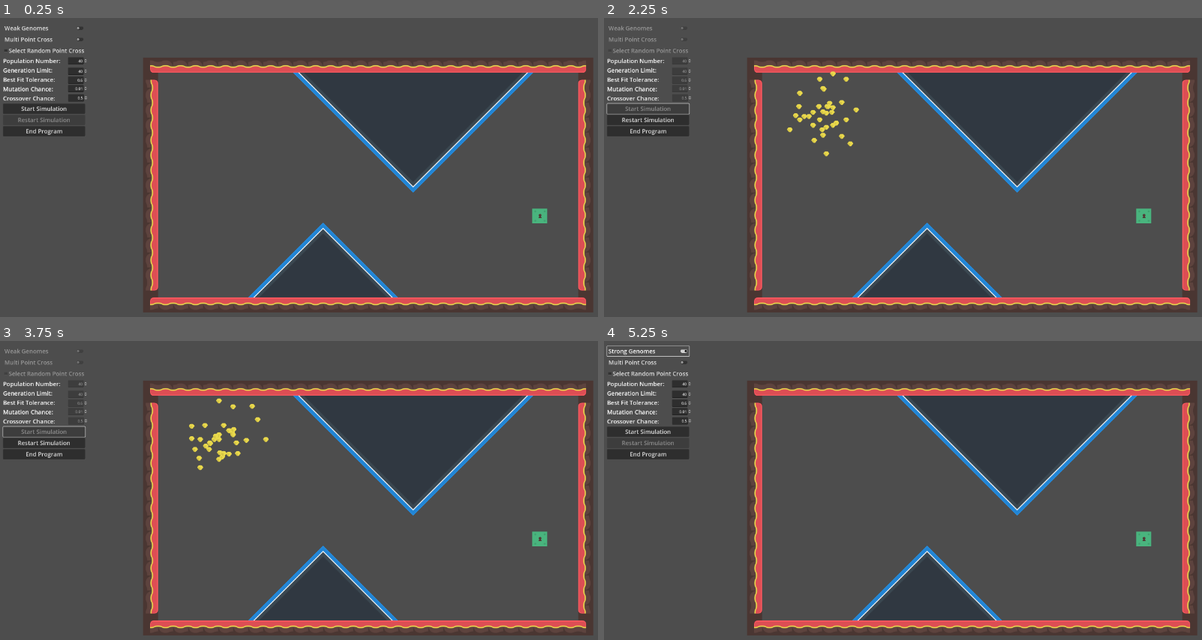
Above: before the commit, frames 1-4 (two rows, left to right).
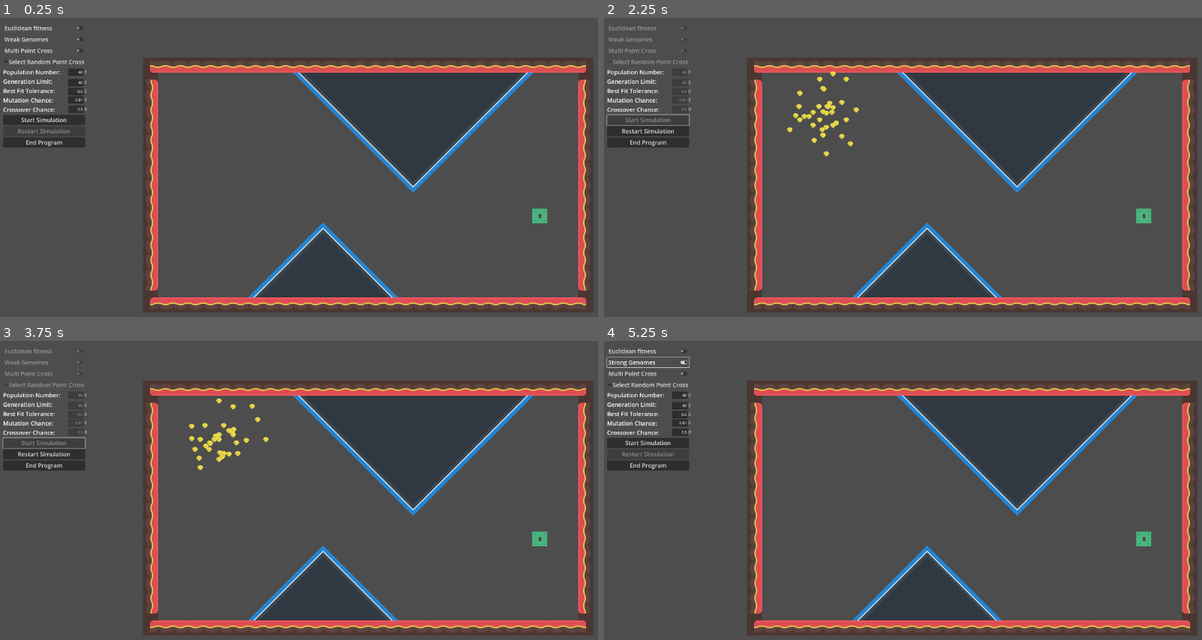
Above: after the commit, the same moments.

Repository: AliClark2023/GATraversal
Game: Godot game, scene res://Scenes/simulation.tscn
Two runs of this game, one before a commit and one after it. Both use one fixed random seed, a clock stepped at 60 frames per second and the inputs below.
Inputs (mouse positions are in pixels of both pictures, inside the frame that each line leads up to):
- Up to frame 1 (0.25 s): no input
- Up to frame 2 (2.25 s): click (645, 26) at 0.5 s, where only the run after the commit has a clickable "Euclidean fitness"; click (645, 26) at 1.25 s, where only the run after the commit has a clickable "Manhattan fitness"; click "Start Simulation" at 2 s
- Up to frame 3 (3.75 s): click "Restart Simulation" at 2.75 s; click "Start Simulation" at 3.5 s
- Up to frame 4 (5.25 s): click "Restart Simulation" at 4.25 s; click "Weak Genomes" at 5 s

The runs differ from the first frame. In frame 1, 2.0% of the frame differs, in the area x 0-15%, y 2-44%; in frame 2, 1.7%; in frame 3, 1.7%; in frame 4, 2.1%, in the area x 0-15%, y 1-44%.

Commit message:
Changing fitness types, ready for data collection then packaging

Diff:
--- a/Scenes/simulation.gd
+++ b/Scenes/simulation.gd
@@ -34,7 +34,7 @@
 
 func spawnCreatures() ->void:
 	Global.numReachedGoal = 0
-	print ("Generation: " + str(Global.generationNum))
+	#print ("Generation: " + str(Global.generationNum))
 	# other generations
 	if Global.bestDNA:
 		## reset index, to be used in creature creation for gen2 onwards
@@ -78,9 +78,10 @@
 ## checks game state every timeout (set to 1s)
 ## determines state of creatures
 func _on_timer_timeout() -> void:
-	if (Global.generationNum >= Global.generationLimit or !Global.startSimulation):
-		Global.startSimulation = false
-	else:
+	if Global.startSimulation:
+
+		#if (Global.generationNum >= Global.generationLimit):
+			#Global.startSimulation = false
 		## checks if all creatures are dead
 		var numOfDead:int = 0
 		for creature in spawner.get_children():
@@ -107,64 +108,57 @@
 				Global.bestFit = bestFitnessSoFar
 				Global.bestDNA = spawner.get_child(idOfBestFit).genome
 
-			Global.generationNum +=1
-			#print("Reached Goal" + str(Global.numReachedGoal))
-			#print("Closest distance" + str(Global.bestFit))
 			## Staticstic calculations
 			_calculateAverageFitnessGen()
 
-			## go to next generation
-			get_tree().reload_current_scene()
-
-
-	#var numOfDead:int = 0
-	## checks if all creatures are dead
-	#for creature in spawner.get_children():
-		#if !creature.alive:
-			#numOfDead += 1
-	#
-	## debug
-	##print("number of dead" + str(numOfDead))
-	#
-	### determines best fitness when all creatures are dead lower = better
-	#if numOfDead == spawnAmount:
-		### move condition to start of timeout
-		### add condition to reload scene if input have changed
-		### end condition
-		#if (Global.generationNum >= Global.generationLimit):
-			#Global.startSimulation = false
-		#else:
-			#var bestFitnessSoFar:float = 10000000.0
-			#var idOfBestFit: int = 0
-		#
-			#for i in spawner.get_child_count():
-				#var fitness: float = spawner.get_child(i).fitness
-				#if fitness < bestFitnessSoFar:
-					#idOfBestFit = i
-					#bestFitnessSoFar = fitness
-				#
-				### adding to previous gen array
-				#for j in spawner.get_child(i).genomeSize:
-					#Global.previousGen[i][0][j] = spawner.get_child(i).genome[j]
-					#Global.previousGen[i][1] = fitness
-		#
-			#if Global.bestFit > bestFitnessSoFar:
-				#Global.bestFit = bestFitnessSoFar
-				#Global.bestDNA = spawner.get_child(idOfBestFit).genome
-		#
-			#Global.generationNum +=1
-			##print("Reached Goal" + str(Global.numReachedGoal))
-			##print("Closest distance" + str(Global.bestFit))
-		#
-		### Staticstic calculations
-		#_calculateAverageFitnessGen()
-		#
-		### go to next generation
-		#get_tree().reload_current_scene()
+			## end conditions
+			if genLimitReached():
+				Global.endCondition = "Generation limit was met"
+				Global.startSimulation = false
+			elif !averageImproved():
+				Global.endCondition = "Average fitness did not improve"
+				Global.startSimulation = false
+			elif goalReachedTest():
+				Global.endCondition = "Majority of creatures reached goal"
+				Global.startSimulation = false
+			else:
+				## go to next generation
+				Global.generationNum +=1
+				get_tree().reload_current_scene()
 
 ## end points of simulation
-func averageTest() -> bool:
-
+##
+## returns true when generation average is passed a set threshold (5%)
+## or number of failed generations is below the genFail threshold (10% of allowed generation) in a row
+func averageImproved() -> bool:
+	var threshold: float = 5.0
+	var improvement: float = ((Global.prevAvgFitessGen - Global.averageFitnessGen) / Global.prevAvgFitessGen) * 100
+	if improvement >= threshold:
+		## resets fail number
+		Global.genFailedNum = 0
+		return true
+	else:
+		Global.genFailedNum +=1
+		print("Gen failed num: " + str(Global.genFailedNum))
+
+	var genFailThreshold: float = 0.1 * Global.generationLimit
+	if Global.genFailedNum > genFailThreshold:
+		return false
+	else:
+		return true
+
+## returns true when a majority (60%) of creatures hit the end goal
+func goalReachedTest() -> bool:
+	var threshold: float = 0.6
+	var target: float = Global.creaturesToSpawn * threshold
+	if Global.numReachedGoal >= target:
+		return true
+	return false
+
+## returns true if the generation limit has been reached
+func genLimitReached() -> bool:
+	if (Global.generationNum >= Global.generationLimit):
+		return true
 	return false
 
 ## statistic calculations
@@ -176,6 +170,10 @@
 			totalFitness += fitness
 
 	var avgFitness: float = totalFitness / Global.creaturesToSpawn
+
+	## setting previous average
+	Global.prevAvgFitessGen = Global.averageFitnessGen
+	## setting current average
 	Global.averageFitnessGen = avgFitness
 	pass
 
@@ -228,7 +226,7 @@
 ## will select genomes that are within a thresold of the best fitness
 ## or will create strong genome from best fit +- a percentage (available on UI)
 func selectStrong() -> void:
-	print("selecting strong")
+	#print("selecting strong")
 	for i in spawnAmount:
 		var strongThreshold: float = genomeThreshold * Global.bestFit
 		var currentFitness: float = Global.previousGen[i][1]
@@ -251,7 +249,7 @@
 ## some weak survive (50% of the weak), change to UI variable
 ## strong selection based on same method on selectStrong
 func selectWeak() -> void:
-	print("selecting weak")
+	#print("selecting weak")
 	var selectWeakChance :float = 0.5
 	for i in spawnAmount:
 		var rdm = randf()
@@ -278,7 +276,7 @@
 ## crossover from a specified index point onwards (point to be adjusted in UI)
 ## chance of crossover to occur (adhusted through UI)
 func singlePCross() -> void:
-	print("Single Pcross enabled")
+	#print("Single Pcross enabled")
 	var crossoverChance: float = 0.5
 	for i in range(0, spawnAmount, 2):
 		var rdm: float = randf()
@@ -307,7 +305,7 @@
 
 ## crossover between two index points (points to be adjusted in UI)
 func multiPCross() -> void:
-	print("Multi Pcross enabled")
+	#print("Multi Pcross enabled")
 	var crossoverChance: float = 0.5
 	for i in range(0, spawnAmount, 2):
 		var rdm: float = randf()
@@ -341,13 +339,13 @@
 
 ## crossover from a random index point onwards
 func randomPCross() -> void:
-	print("Random Pcross enabled")
+	#print("Random Pcross enabled")
 	var crossoverChance: float = 0.5
 
 	for i in range(0, spawnAmount, 2):
 		var rdm: float = randf()
 		if rdm < crossoverChance:
-			print ("random P crossover")
+			#print ("random P crossover")
 			# assiging parents
 			var parent1 = Global.nextGen[i][0]
 			var parent2 = Global.nextGen[i+1][0]
--- a/Scenes/ui.tscn
+++ b/Scenes/ui.tscn
@@ -34,6 +34,11 @@
 theme_override_constants/separation = 5
 script = ExtResource("1_1s0fa")
 
+[node name="FitnessType" type="CheckButton" parent="Menu"]
+layout_mode = 2
+theme_override_font_sizes/font_size = 25
+text = "Euclidean fitness"
+
 [node name="SelectionMethod" type="CheckButton" parent="Menu"]
 layout_mode = 2
 theme_override_font_sizes/font_size = 25
@@ -176,6 +181,12 @@
 theme_override_font_sizes/font_size = 25
 text = "End Program"
 
+[node name="EndCondition" type="Label" parent="Menu"]
+visible = false
+layout_mode = 2
+theme_override_font_sizes/font_size = 25
+
+[connection signal="toggled" from="Menu/FitnessType" to="Menu" method="_on_fitness_type_toggled"]
 [connection signal="toggled" from="Menu/SelectionMethod" to="Menu" method="_on_selection_method_toggled"]
 [connection signal="toggled" from="Menu/CrossMethod" to="Menu" method="_on_cross_method_toggled"]
 [connection signal="toggled" from="Menu/RandomPointCross" to="Menu" method="_on_random_point_cross_toggled"]
--- a/Scripts/Global.gd
+++ b/Scripts/Global.gd
@@ -23,10 +23,16 @@
 var strongGenomes: bool = false
 var singlePointCross: bool = false
 var randomPointCross: bool = false
+## to be added to menu
+var eFitness: bool = true
 ## operation chances
 var mutationChance: float = 0.01
 var crossoverChance: float = 0.5
+## used to determine how many generations failed to improve (reset with simulation)
+var genFailedNum: int = 0
 
 ## display UI variables (use for data points)
+var prevAvgFitessGen: float = 0
 var averageFitnessGen: float = 0
 var numReachedGoal: int = 0
+var endCondition: String = ""
--- a/Scripts/creature.gd
+++ b/Scripts/creature.gd
@@ -68,9 +68,26 @@
 func die() -> void:
 	# calculates how far creature is away from goal
 	alive = false
-	#fitness = ((global_position.distance_squared_to(goal.global_position)))
-	fitness = ((global_position.distance_to(goal.global_position)))
+	if Global.eFitness:
+		print("euc fitness selected")
+		fitness = _euclidean_fitness()
+	else:
+		print("euc man selected")
+		fitness = _manhattan_fitness()
+
+	#fitness = ((global_position.distance_to(goal.global_position)))
 	pass
+
+## calculates fitness with euclidean formula
+func _euclidean_fitness() -> float:
+	return global_position.distance_to(goal.global_position)
+
+## calculates fitness with manhattan formula
+func _manhattan_fitness() -> float:
+	var goal: Vector2 = goal.global_position
+	var creature: Vector2 = global_position
+	var manFitness: float = abs(creature.x - goal.x) + abs(creature.y + goal.y)
+	return manFitness
 
 # every tick will increase the index of the genome thus is position in game
 func _on_timer_timeout() -> void:
--- a/Scripts/menu.gd
+++ b/Scripts/menu.gd
@@ -1,5 +1,6 @@
 extends VBoxContainer
 ## obtaining input refrences
+@onready var fitnessType = $FitnessType
 @onready var rdmPointCross = $RandomPointCross
 @onready var selection = $SelectionMethod
 @onready var crossMethod = $CrossMethod
@@ -14,6 +15,7 @@
 @onready var currentGen = $CurrentGen
 @onready var simulationStart = $StartSimulation
 @onready var simulationRestart = $RestartSimulation
+@onready var endConditionStatus = $EndCondition
 
 # Called when the node enters the scene tree for the first time.
 ## since scene resets after every generation, need to check status of the bool variables
@@ -27,10 +29,19 @@
 
 # Called every frame. 'delta' is the elapsed time since the previous frame.
 func _process(delta: float) -> void:
-	pass
+	if simulationStart.disabled and !Global.startSimulation:
+		endConditionStatus.visible = true
+		endConditionStatus.text = Global.endCondition
 
 ## sets all ui inputs to their default values, according to Global.gd
 func _defaultInputs() -> void:
+	if Global.eFitness:
+		fitnessType.set_pressed_no_signal(false)
+		fitnessType.text = ("Euclidean fitness")
+	else:
+		fitnessType.set_pressed_no_signal(true)
+		fitnessType.text = ("Manhattan fitness")
+
 	if Global.strongGenomes:
 		selection.set_pressed_no_signal(true)
 		selection.text = ("Strong Genomes")
@@ -61,6 +72,7 @@
 ## disables all GA input variables
 func _disable_input() -> void:
 	# toggle buttons
+	fitnessType.set_disabled(true)
 	selection.set_disabled(true)
 	crossMethod.set_disabled(true)
 	rdmPointCross.set_disabled(true)
@@ -84,6 +96,7 @@
 	Global.geneIdx = 0
 	Global.startSimulation = false
 	Global.simulationFinished = false
+	Global.genFailedNum = 0
 	get_tree().reload_current_scene()
 	pass
 ## shows current statistics of the simulation
@@ -99,6 +112,15 @@
 	pass
 ## signal events
 ##
+func _on_fitness_type_toggled(toggled_on: bool) -> void:
+	if toggled_on:
+		Global.eFitness = !Global.eFitness
+		fitnessType.text = ("Manhattan fitness")
+	else:
+		Global.eFitness = !Global.eFitness
+		fitnessType.text = ("Euclidean fitness")
+	pass # Replace with function body.
+
 func _on_random_point_cross_toggled(toggled_on: bool) -> void:
 	if toggled_on:
 		Global.randomPointCross = !Global.randomPointCross
@@ -149,4 +171,3 @@
 ## will reset Global variables to be ready to restart the simulation
 func _on_restart_simulation_pressed() -> void:
 	_resetSimulation()
-	pass # Replace with function body.
